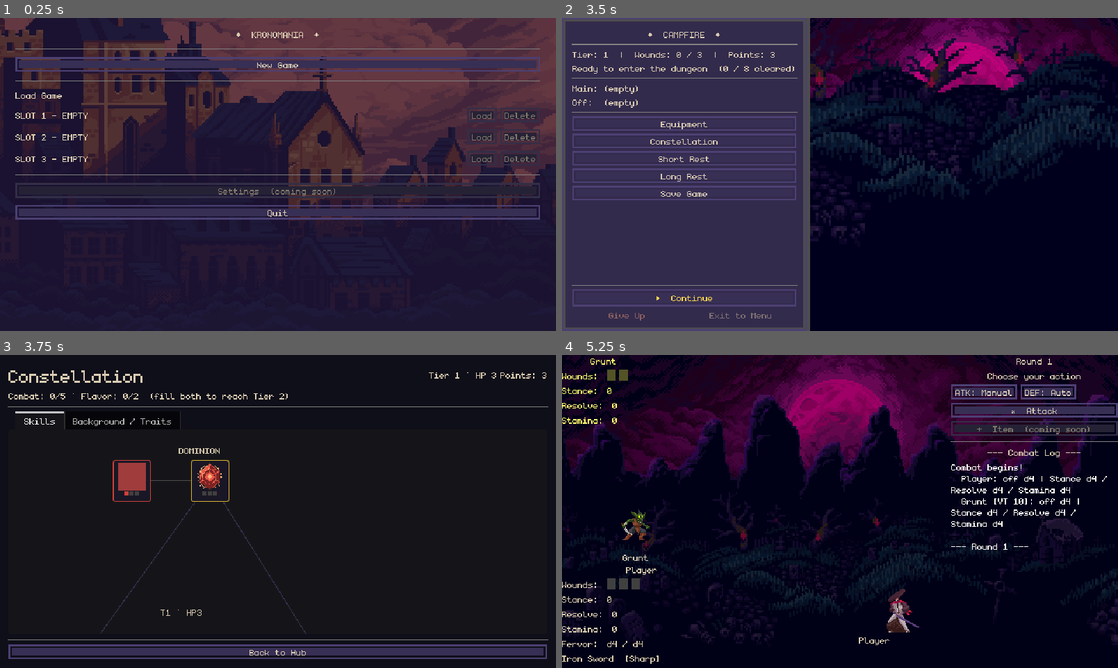
Above: before the commit, frames 1-4 (two rows, left to right).
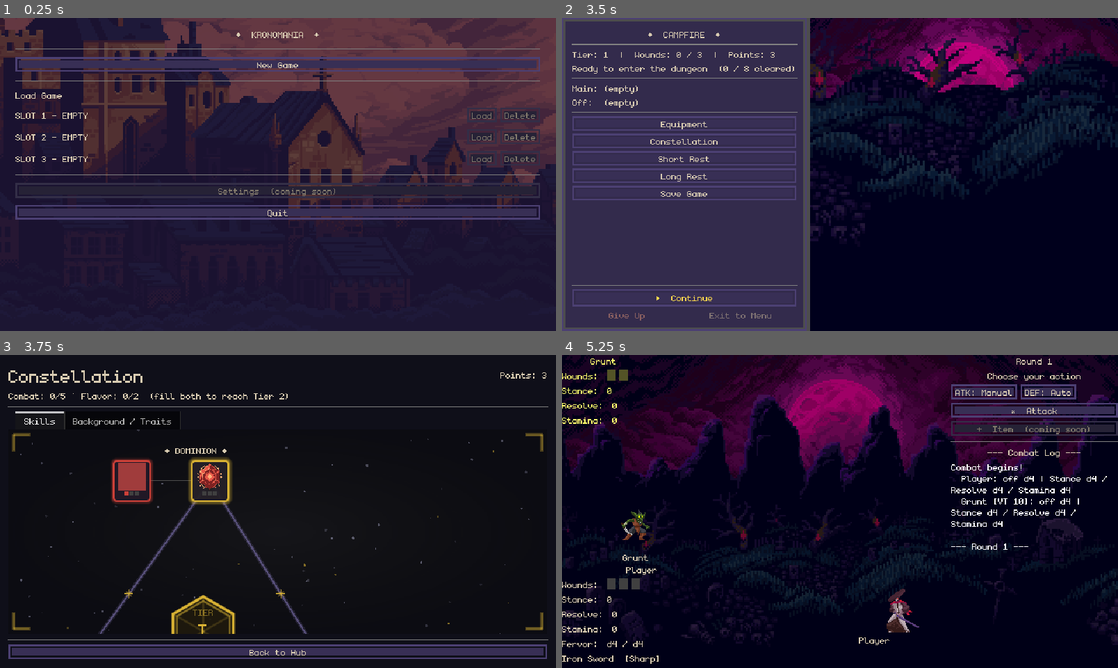
Above: after the commit, the same moments.

Repository: ivano777/kronomania
Game: Godot game, scene res://scenes/main_menu/MainMenuScene.tscn
The game is run twice, just before and just after one commit, with the same random seed, the same clock (stepped at 60 frames per second) and the same inputs.
Inputs (mouse positions are in pixels of both pictures, inside the frame that each line leads up to):
- Up to frame 1 (0.25 s): no input
- Up to frame 2 (3.5 s): click "New Game" at 0.5 s; click (840, 108) at 1.27 s; type "Alex" at 1.35 s; click "New Game" at 2 s; click "Start Here" at 2.75 s
- Up to frame 3 (3.75 s): click "Constellation" at 3.5 s
- Up to frame 4 (5.25 s): click "Back to Hub" at 4.25 s; click "▶ Continue" at 5 s

Frames 1-2 are identical in both runs. In frame 3, 2.0% of the frame differs, in the area x 2-98%, y 5-90%; in frame 4, nothing differs.

Commit message:
feat(constellation): core medallion + backdrop, center on triangle
- Add CoreMedallion widget: drawn faceted gold gem showing Tier numeral,
  crimson HP pips, and unspent-points badge; replaces bare TierHPLabel
- Add ConstellationBackdrop for the Skills tab canvas
- Fix medallion placement: was at CENTROID (vertex top-left avg); graph
  draws from card centers, so shift by half a card to true visual centroid
- Add test_core_medallion unit coverage
- Regenerate docs/project-index.md

Co-Authored-By: Claude Haiku 4.5 <noreply@anthropic.com>

Diff:
--- /dev/null
+++ b/scenes/constellation/ConstellationBackdrop.gd
@@ -0,0 +1,69 @@
+extends Control
+
+## Static celestial backdrop for the constellation graph: a radial vignette, a faint
+## seeded starfield, and gold corner brackets (framed-document feel). Sits behind the
+## zoom/pan Canvas and does NOT move with it — atmosphere, not part of the graph.
+## Referenced only by ConstellationScene.tscn (no class_name needed).
+
+const STAR_COUNT := 70
+const STAR_SEED  := 424242
+const GOLD       := Color(0.85, 0.70, 0.20)
+
+var _vignette: GradientTexture2D
+
+
+func _ready() -> void:
+	mouse_filter = Control.MOUSE_FILTER_IGNORE
+
+	# Radial darkening: transparent at centre → dark toward the edges/corners.
+	var grad := Gradient.new()
+	grad.set_color(0, Color(0.0, 0.0, 0.0, 0.0))
+	grad.set_color(1, Color(0.02, 0.02, 0.05, 0.55))
+	_vignette = GradientTexture2D.new()
+	_vignette.gradient = grad
+	_vignette.fill = GradientTexture2D.FILL_RADIAL
+	_vignette.fill_from = Vector2(0.5, 0.5)
+	_vignette.fill_to = Vector2(0.5, 0.0)  # radius = half-height; corners clamp to darkest
+	_vignette.width = 256
+	_vignette.height = 256
+
+	resized.connect(queue_redraw)
+
+
+func _draw() -> void:
+	if size.x < 4.0 or size.y < 4.0:
+		return
+
+	draw_texture_rect(_vignette, Rect2(Vector2.ZERO, size), false)
+
+	# Seeded starfield — deterministic so it never shimmers between redraws.
+	var rng := RandomNumberGenerator.new()
+	rng.seed = STAR_SEED
+	for _i in STAR_COUNT:
+		var p := Vector2(rng.randf() * size.x, rng.randf() * size.y)
+		var rad := rng.randf_range(0.5, 1.6)
+		var a := rng.randf_range(0.10, 0.40)
+		var col := Color(0.85, 0.85, 1.0, a)
+		if rng.randf() < 0.12:
+			col = Color(GOLD.r, GOLD.g, GOLD.b, a + 0.2)  # occasional gold twinkle
+		draw_circle(p, rad, col)
+
+	_draw_corner_brackets()
+
+
+## Gold L-shaped brackets inset from each corner — a light "tangible document" frame.
+func _draw_corner_brackets() -> void:
+	var m := 6.0    # inset from the edge
+	var arm := 18.0  # bracket arm length
+	var col := Color(GOLD.r, GOLD.g, GOLD.b, 0.5)
+	var w := 2.0
+	var corners := [
+		[Vector2(m, m), Vector2(1, 0), Vector2(0, 1)],
+		[Vector2(size.x - m, m), Vector2(-1, 0), Vector2(0, 1)],
+		[Vector2(m, size.y - m), Vector2(1, 0), Vector2(0, -1)],
+		[Vector2(size.x - m, size.y - m), Vector2(-1, 0), Vector2(0, -1)],
+	]
+	for cdef in corners:
+		var o: Vector2 = cdef[0]
+		draw_line(o, o + (cdef[1] as Vector2) * arm, col, w, true)
+		draw_line(o, o + (cdef[2] as Vector2) * arm, col, w, true)
--- a/scenes/constellation/ConstellationScene.gd
+++ b/scenes/constellation/ConstellationScene.gd
@@ -4,7 +4,6 @@
 const _DBG_PROGRESSION := "res://scenes/debug/DebugProgressionControl.tscn"
 
 @onready var _points_label: Label = $Main/Header/PointsLabel
-@onready var _tier_hp_label: Label = $Main/Header/TierHPLabel
 @onready var _budget_label: Label = $Main/BudgetLabel
 @onready var _back_btn: Button = $Main/Footer/BackButton
 @onready var _tab_container: TabContainer = $Main/TabContainer
@@ -15,8 +14,9 @@
 
 var _node_cards: Dictionary = {}
 var _node_pips: Dictionary = {}
+var _node_styles: Dictionary = {}
 var _node_by_id_map: Dictionary = {}
-var _heart_label: Label
+var _core_medallion: CoreMedallion
 var _expanded_vertex: String = ""
 var _detail_panel: NodeDetailPanel
 
@@ -125,10 +125,15 @@
 			card.position = _NODE_POSITIONS[nd.node_id]
 			_card_layer.add_child(card)
 
-	_heart_label = Label.new()
-	_heart_label.position = CENTROID - Vector2(27, 5)
-	_heart_label.add_theme_font_size_override("font_size", 16)
-	_card_layer.add_child(_heart_label)
+	# Core gem medallion at the triangle centroid — Tier / HP / points readout.
+	# CENTROID averages the vertex top-left corners; the graph draws from card
+	# centres, so shift by half a card to sit at the true visual centroid.
+	_core_medallion = CoreMedallion.new()
+	_core_medallion.custom_minimum_size = Vector2(84, 92)
+	_core_medallion.size = Vector2(84, 92)
+	var medallion_center := CENTROID + CARD_SIZE * 0.5
+	_core_medallion.position = medallion_center - _core_medallion.size * 0.5
+	_card_layer.add_child(_core_medallion)
 
 
 func _make_card(node: NodeData) -> PanelContainer:
@@ -141,12 +146,13 @@
 	sb.bg_color = Color(0.10, 0.09, 0.15, 0.9)
 	sb.border_color = branch_color
 	sb.set_border_width_all(1)
-	sb.set_corner_radius_all(2)
+	sb.set_corner_radius_all(4)
 	sb.content_margin_left = 3
 	sb.content_margin_right = 3
 	sb.content_margin_top = 3
 	sb.content_margin_bottom = 3
 	card.add_theme_stylebox_override("panel", sb)
+	_node_styles[node] = sb
 
 	var vbox := VBoxContainer.new()
 	vbox.add_theme_constant_override("separation", 1)
@@ -238,7 +244,6 @@
 	var flavor_spent := PlayerProgression.tier_flavor_spent
 
 	_points_label.text = "Points: %d" % pts
-	_tier_hp_label.text = "Tier %d · HP %d" % [tier, _max_wounds(tier)]
 
 	if tier >= 4:
 		_budget_label.text = "Max Tier — Combat: %d/5 · Flavor: %d/2" % [combat_spent, flavor_spent]
@@ -261,6 +266,25 @@
 		var branch_color: Color = _branch_color(nd)
 		for i in pips.size():
 			(pips[i] as ColorRect).color = branch_color if i < lvl else PIP_EMPTY
+
+		# Frame state: gold glow = affordable now, branch glow = owned, plain = neither.
+		var sb: StyleBoxFlat = _node_styles[node]
+		var buyable := PlayerProgression.can_upgrade(nd)
+		if buyable:
+			var gold: Color = BRANCH_COLORS["core"]
+			sb.border_color = gold
+			sb.set_border_width_all(2)
+			sb.shadow_color = Color(gold.r, gold.g, gold.b, 0.55)
+			sb.shadow_size = 4
+		elif lvl > 0:
+			sb.border_color = branch_color
+			sb.set_border_width_all(2)
+			sb.shadow_color = Color(branch_color.r, branch_color.g, branch_color.b, 0.45)
+			sb.shadow_size = 3
+		else:
+			sb.border_color = branch_color
+			sb.set_border_width_all(1)
+			sb.shadow_size = 0
 
 		# Dim only out-of-reach (tier-locked) nodes; cost/affordability lives in the panel.
 		card.modulate = Color(1, 1, 1, 0.4) if tier_locked else Color.WHITE
@@ -286,20 +310,29 @@
 	_draw_connection_lines()
 
 	var tier := PlayerProgression.get_tier()
-	_heart_label.text = "T%d · HP%d" % [tier, _max_wounds(tier)]
+	_core_medallion.set_state(tier, _max_wounds(tier), PlayerProgression.available_points)
 
 
 func _draw_triangle_lines() -> void:
 	var dc := CARD_SIZE * 0.5
-	var color := Color(0.4, 0.35, 0.6, 0.4)
-	_add_line(DOM_VERTEX + dc, ING_VERTEX + dc, color)
-	_add_line(ING_VERTEX + dc, NEG_VERTEX + dc, color)
-	_add_line(NEG_VERTEX + dc, DOM_VERTEX + dc, color)
+	var d := DOM_VERTEX + dc
+	var i := ING_VERTEX + dc
+	var n := NEG_VERTEX + dc
+	var color := Color(0.5, 0.45, 0.7, 0.55)
+	_add_line(d, i, color, 2.0, true)
+	_add_line(i, n, color, 2.0, true)
+	_add_line(n, d, color, 2.0, true)
+
+	# Sparkles at the edge midpoints decorate the otherwise-plain guide lines.
+	var glint := Color(0.85, 0.70, 0.20, 0.85)
+	_add_star_glint((d + i) * 0.5, glint, 5.0)
+	_add_star_glint((i + n) * 0.5, glint, 5.0)
+	_add_star_glint((n + d) * 0.5, glint, 5.0)
 
 	# Clear of the 48px-tall core tokens: DOMINION above, INGENUITY/NEGATION below.
-	_add_vertex_label("DOMINION",  DOM_VERTEX + Vector2(-14, -18))
-	_add_vertex_label("INGENUITY", ING_VERTEX + Vector2(-14, 52))
-	_add_vertex_label("NEGATION",  NEG_VERTEX + Vector2(-14, 52))
+	_add_vertex_label("♦ DOMINION ♦",  DOM_VERTEX + Vector2(-30, -18))
+	_add_vertex_label("♦ INGENUITY ♦", ING_VERTEX + Vector2(-30, 52))
+	_add_vertex_label("♦ NEGATION ♦",  NEG_VERTEX + Vector2(-30, 52))
 
 
 func _draw_connection_lines() -> void:
@@ -332,16 +365,42 @@
 			var to: Vector2   = _NODE_POSITIONS[nd.node_id] + CARD_SIZE * 0.5
 			var req_lvl: int = int(prereq.get("required_level", 1))
 			var met := PlayerProgression.get_node_level_by_id(pid) >= req_lvl
-			_add_line(from, to, _branch_color(nd) if met else Color(0.30, 0.30, 0.30))
-
-
-func _add_line(from: Vector2, to: Vector2, color: Color) -> void:
+			if met:
+				_add_line(from, to, _branch_color(nd), 2.0, true)
+			else:
+				_add_line(from, to, Color(0.30, 0.30, 0.30), 1.0, false)
+
+
+func _add_line(from: Vector2, to: Vector2, color: Color, width: float = 1.0, glow: bool = false) -> void:
+	if glow:
+		var halo := Line2D.new()
+		halo.add_point(from)
+		halo.add_point(to)
+		halo.default_color = Color(color.r, color.g, color.b, 0.18)
+		halo.width = width + 3.0
+		halo.antialiased = true
+		halo.begin_cap_mode = Line2D.LINE_CAP_ROUND
+		halo.end_cap_mode = Line2D.LINE_CAP_ROUND
+		_line_layer.add_child(halo)
 	var line := Line2D.new()
 	line.add_point(from)
 	line.add_point(to)
 	line.default_color = color
-	line.width = 1.0
+	line.width = width
+	line.antialiased = true
+	line.begin_cap_mode = Line2D.LINE_CAP_ROUND
+	line.end_cap_mode = Line2D.LINE_CAP_ROUND
 	_line_layer.add_child(line)
+
+
+## A small 4-point sparkle (bright cross + faint diagonal X), built from Line2Ds.
+func _add_star_glint(pos: Vector2, color: Color, sz: float) -> void:
+	_add_line(pos - Vector2(sz, 0), pos + Vector2(sz, 0), color, 1.0, false)
+	_add_line(pos - Vector2(0, sz), pos + Vector2(0, sz), color, 1.0, false)
+	var diag := sz * 0.6
+	var faint := Color(color.r, color.g, color.b, 0.4)
+	_add_line(pos - Vector2(diag, diag), pos + Vector2(diag, diag), faint, 1.0, false)
+	_add_line(pos - Vector2(diag, -diag), pos + Vector2(diag, -diag), faint, 1.0, false)
 
 
 func _add_vertex_label(text_str: String, pos: Vector2) -> void:
@@ -349,6 +408,7 @@
 	lbl.text = text_str
 	lbl.position = pos
 	lbl.add_theme_font_size_override("font_size", 16)
+	lbl.add_theme_color_override("font_color", Color(0.85, 0.80, 0.70))  # parchment
 	lbl.z_index = 5  # above cards (z 1) so branch names are never hidden by tokens
 	_line_layer.add_child(lbl)
 
--- a/scenes/constellation/ConstellationScene.tscn
+++ b/scenes/constellation/ConstellationScene.tscn
@@ -1,6 +1,7 @@
 [gd_scene format=3 uid="uid://ktux3ayz7890e"]
 
 [ext_resource type="Script" path="res://scenes/constellation/ConstellationScene.gd" id="1_cscr"]
+[ext_resource type="Script" path="res://scenes/constellation/ConstellationBackdrop.gd" id="2_bdrop"]
 
 [node name="ConstellationScene" type="Control"]
 anchor_right = 1.0
@@ -31,9 +32,6 @@
 [node name="Spacer" type="Control" parent="Main/Header"]
 size_flags_horizontal = 3
 
-[node name="TierHPLabel" type="Label" parent="Main/Header"]
-text = "Tier ? · HP ?"
-
 [node name="PointsLabel" type="Label" parent="Main/Header"]
 text = "Points: ?"
 
@@ -49,6 +47,12 @@
 anchor_right = 1.0
 anchor_bottom = 1.0
 clip_contents = true
+
+[node name="Backdrop" type="Control" parent="Main/TabContainer/Skills"]
+anchor_right = 1.0
+anchor_bottom = 1.0
+mouse_filter = 2
+script = ExtResource("2_bdrop")
 
 [node name="Canvas" type="Control" parent="Main/TabContainer/Skills"]
 mouse_filter = 2
--- /dev/null
+++ b/scenes/constellation/CoreMedallion.gd
@@ -0,0 +1,125 @@
+extends Control
+class_name CoreMedallion
+
+## Central "core" widget for the constellation screen — a drawn faceted gold gem
+## showing the player's Tier (big Roman numeral), HP capacity (crimson wound pips),
+## and unspent points (♦ badge). Replaces the former bare `_heart_label`.
+## Pure presentation; holds no game state — fed via set_state().
+
+const GOLD      := Color(0.85, 0.70, 0.20)          # core token colour
+const GOLD_DIM  := Color(0.85, 0.70, 0.20, 0.55)
+const GEM_FILL  := Color(0.12, 0.10, 0.05, 0.92)     # dark amber, reads on the vignette
+const GEM_FACET := Color(0.85, 0.70, 0.20, 0.18)
+const HP_FILL   := Color(0.80, 0.25, 0.22)           # crimson, matches dominion token
+const PIP_PX    := 6
+
+var _numeral: Label
+var _pip_row: HBoxContainer
+var _badge: Label
+var _hp: int = -1
+
+
+func _ready() -> void:
+	mouse_filter = Control.MOUSE_FILTER_IGNORE
+
+	# Centred content stack painted over the drawn gem (children render above _draw()).
+	var center := CenterContainer.new()
+	center.set_anchors_and_offsets_preset(Control.PRESET_FULL_RECT)
+	center.mouse_filter = Control.MOUSE_FILTER_IGNORE
+	add_child(center)
+
+	var vbox := VBoxContainer.new()
+	vbox.alignment = BoxContainer.ALIGNMENT_CENTER
+	vbox.add_theme_constant_override("separation", 0)
+	vbox.mouse_filter = Control.MOUSE_FILTER_IGNORE
+	center.add_child(vbox)
+
+	var caption := Label.new()
+	caption.text = "TIER"
+	caption.horizontal_alignment = HORIZONTAL_ALIGNMENT_CENTER
+	caption.add_theme_font_size_override("font_size", 16)
+	caption.add_theme_color_override("font_color", GOLD_DIM)
+	caption.mouse_filter = Control.MOUSE_FILTER_IGNORE
+	vbox.add_child(caption)
+
+	_numeral = Label.new()
+	_numeral.horizontal_alignment = HORIZONTAL_ALIGNMENT_CENTER
+	_numeral.add_theme_font_size_override("font_size", 32)
+	_numeral.add_theme_color_override("font_color", GOLD)
+	_numeral.mouse_filter = Control.MOUSE_FILTER_IGNORE
+	vbox.add_child(_numeral)
+
+	_pip_row = HBoxContainer.new()
+	_pip_row.alignment = BoxContainer.ALIGNMENT_CENTER
+	_pip_row.add_theme_constant_override("separation", 1)
+	_pip_row.mouse_filter = Control.MOUSE_FILTER_IGNORE
+	vbox.add_child(_pip_row)
+
+	_badge = Label.new()
+	_badge.horizontal_alignment = HORIZONTAL_ALIGNMENT_CENTER
+	_badge.add_theme_font_size_override("font_size", 16)
+	_badge.add_theme_color_override("font_color", GOLD)
+	_badge.mouse_filter = Control.MOUSE_FILTER_IGNORE
+	_badge.visible = false
+	vbox.add_child(_badge)
+
+
+## Rebuild the readout: tier drives the numeral, hp the pip count, points the badge.
+func set_state(tier: int, hp: int, points: int) -> void:
+	if _numeral == null:
+		return  # add_child not yet run _ready(); the scene re-calls set_state in _refresh
+	_numeral.text = tier_to_roman(tier)
+	if hp != _hp:
+		_hp = hp
+		_rebuild_pips(hp)
+	if points > 0:
+		_badge.text = "♦ %d" % points
+		_badge.visible = true
+	else:
+		_badge.visible = false
+
+
+func _rebuild_pips(hp: int) -> void:
+	for c in _pip_row.get_children():
+		c.queue_free()
+	for _i in maxi(hp, 0):
+		var pip := ColorRect.new()
+		pip.custom_minimum_size = Vector2(PIP_PX, PIP_PX)
+		pip.color = HP_FILL
+		pip.mouse_filter = Control.MOUSE_FILTER_IGNORE
+		_pip_row.add_child(pip)
+
+
+## Faceted gem silhouette: pointy-top hexagon, dark fill, gold rim + facet spokes.
+func _draw() -> void:
+	var c := size * 0.5
+	var r := minf(size.x, size.y) * 0.5 - 2.0
+	var pts := PackedVector2Array()
+	for i in 6:
+		var a := PI / 6.0 + i * PI / 3.0
+		pts.append(c + Vector2(cos(a), sin(a)) * r)
+
+	draw_colored_polygon(pts, GEM_FILL)
+	for p in pts:
+		draw_line(c, p, GEM_FACET, 1.0, true)  # facet spokes
+
+	var rim := pts.duplicate()
+	rim.append(pts[0])
+	draw_polyline(rim, GOLD, 2.0, true)
+
+	var inner := PackedVector2Array()
+	for i in 6:
+		var a := PI / 6.0 + i * PI / 3.0
+		inner.append(c + Vector2(cos(a), sin(a)) * (r - 5.0))
+	inner.append(inner[0])
+	draw_polyline(inner, GOLD_DIM, 1.0, true)
+
+
+## Convert a tier number to a Roman numeral (I..IV expected; MAX_TIER = 4).
+static func tier_to_roman(t: int) -> String:
+	match t:
+		1: return "I"
+		2: return "II"
+		3: return "III"
+		4: return "IV"
+	return str(t)
--- /dev/null
+++ b/tests/unit/constellation/test_core_medallion.gd
@@ -0,0 +1,24 @@
+extends GutTest
+
+# CoreMedallion.tier_to_roman is a pure static mapping — test it without instancing
+# the Control (no scene tree needed). MAX_TIER = 4, so I..IV are the expected inputs.
+
+
+func test_tier_1_is_I() -> void:
+	assert_eq(CoreMedallion.tier_to_roman(1), "I")
+
+
+func test_tier_2_is_II() -> void:
+	assert_eq(CoreMedallion.tier_to_roman(2), "II")
+
+
+func test_tier_3_is_III() -> void:
+	assert_eq(CoreMedallion.tier_to_roman(3), "III")
+
+
+func test_tier_4_is_IV() -> void:
+	assert_eq(CoreMedallion.tier_to_roman(4), "IV")
+
+
+func test_out_of_range_falls_back_to_number() -> void:
+	assert_eq(CoreMedallion.tier_to_roman(7), "7", "unexpected tier degrades to its number")
Not shown, added: scenes/constellation/CoreMedallion.gd.uid
Not shown, added: tests/unit/constellation/test_core_medallion.gd.uid
Not shown, changed: docs/project-index.md
